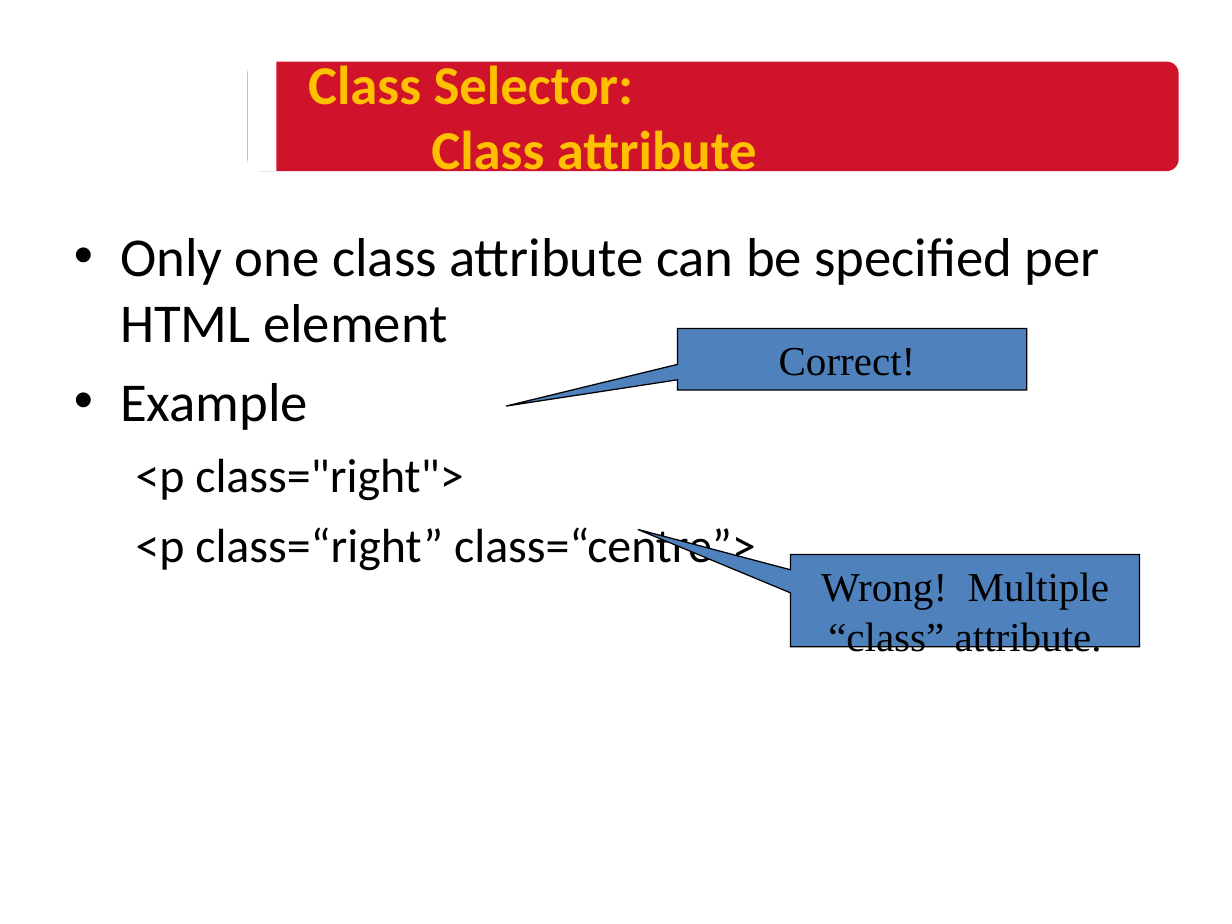
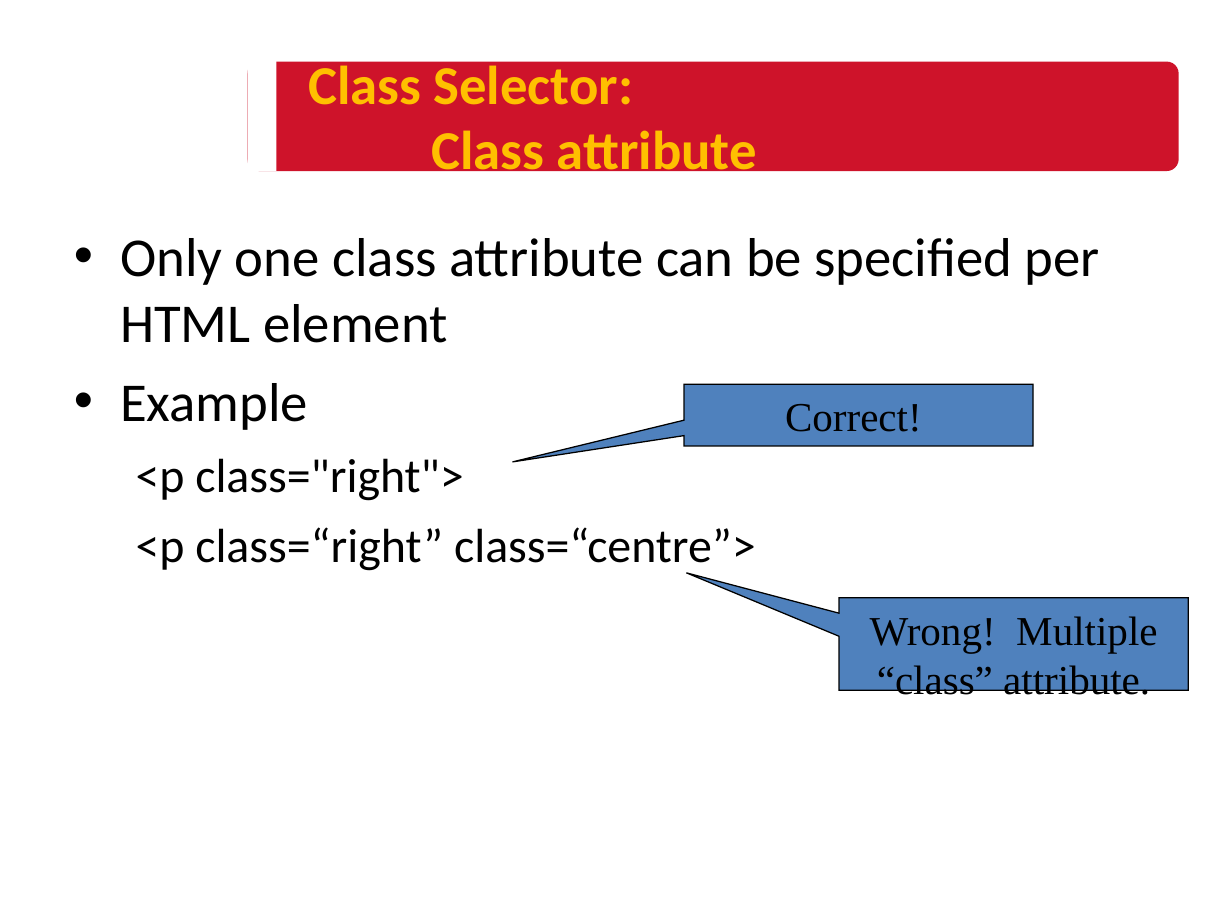
Before and after one commit to HUANGXUANKUN/Personal-Blog, a slide deck: slide 16 of NUS WPA - Copy/Lesson3/lesson3 Slide.ppt. Drawn at 1232x924 pixels with LibreOffice and Linux fonts; fonts in the diff are those of the drawing; background and template pictures are left out. Boxes give left, top, right and bottom in pixels: in the first picture for what was removed or moved away, otherwise in the second. Text is boxed around its words. In the diff, an @@ line names an element or a change of style, - is before the commit and + after.

```diff
--- a/NUS WPA - Copy/Lesson3/lesson3 Slide.ppt
+++ b/NUS WPA - Copy/Lesson3/lesson3 Slide.ppt
@@ speech box "Correct!" moved from (x1=678, y1=329, x2=1026, y2=391) to (x1=684, y1=384, x2=1032, y2=446) @@
@@ speech box "Wrong! Multiple “class” attribute." moved from (x1=791, y1=554, x2=1140, y2=647) to (x1=839, y1=598, x2=1188, y2=690) @@
```
Also in this commit, not shown: 6 other slides changed, 5 slides added, 10 other files.
